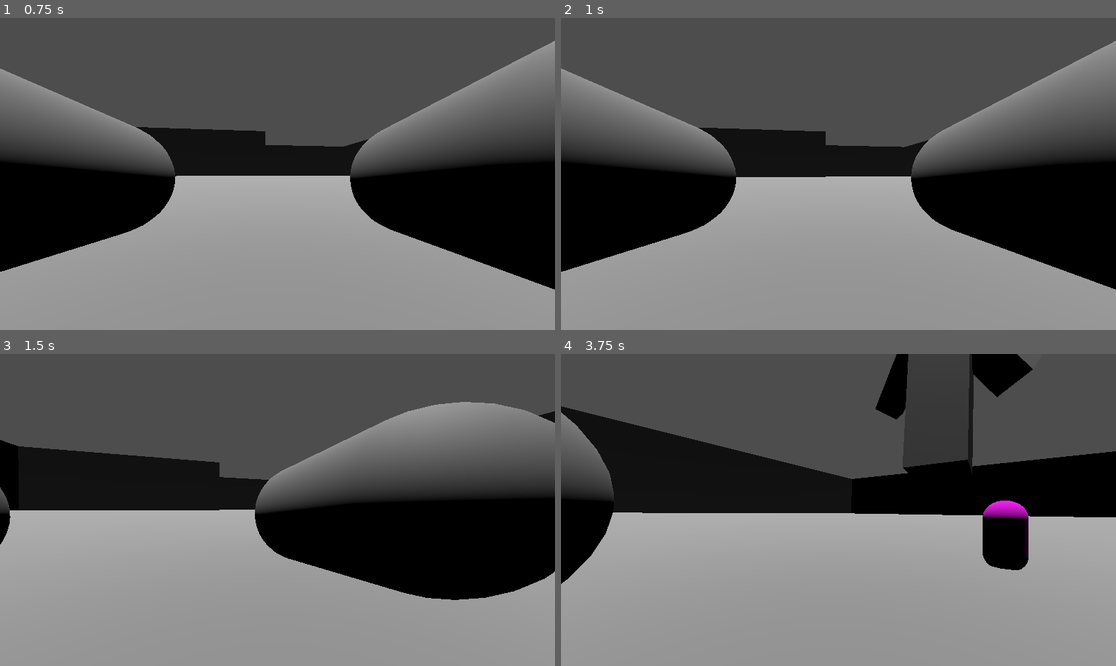
Above: before the commit, frames 1-4 (two rows, left to right).
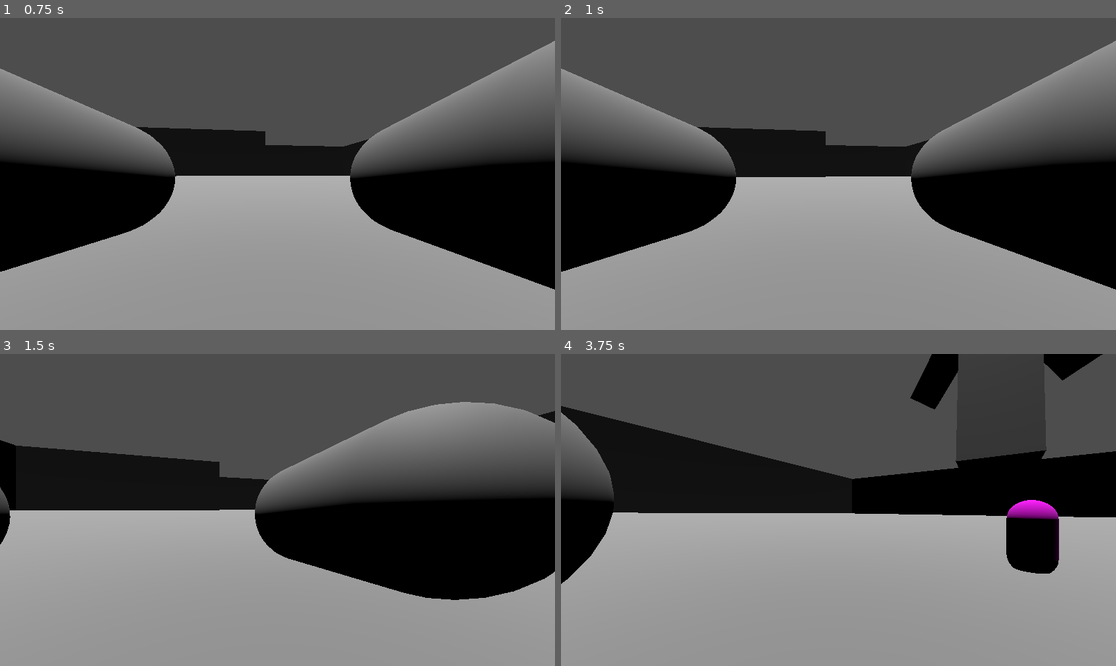
Above: after the commit, the same moments.

Repository: StudioXPEtudiant/-25-26.QC.S.S2_Escape-Night
Game: Godot game, scene res://scenne/Laboratoir(scène).tscn
The game is run twice, just before and just after one commit, with the same random seed, the same clock (stepped at 60 frames per second) and the same inputs.
Inputs (mouse positions are in pixels of both pictures, inside the frame that each line leads up to):
- Up to frame 1 (0.75 s): move the mouse to (305, 174) at 0.52 s; hold W (Avance) from 0.53 s (still down); hold C (Accroupir) from 0.53 s (still down)
- Up to frame 2 (1 s): keep holding W (Avance); keep holding C (Accroupir); tap Space (Saut) at 0.77 s; tap Shift (Sprint) at 0.8 s
- Up to frame 3 (1.5 s): keep holding W (Avance); move the mouse to (249, 510) at 1.27 s; release C (Accroupir) at 1.28 s; tap Shift (Sprint) at 1.35 s
- Up to frame 4 (3.75 s): keep holding W (Avance); tap Space (Saut) at 1.52, 3.02 s; tap C (Accroupir) at 1.55, 3.05 s; tap Enter at 2 s; move the mouse to (849, 503) at 2.02 s; hold C (Accroupir) 2.03-2.78 s; tap Shift (Sprint) at 2.3 s; move the mouse to (832, 516) at 2.77 s; tap S (Recule) at 2.85 s; move the mouse to (877, 513) at 3.52 s; hold Shift (Sprint) from 3.53 s (still down)

Frame 1 is identical in both runs. In frame 2, less than 0.1% of the frame differs, in the area x 24-67%, y 34-42%; in frame 3, less than 0.1%; in frame 4, 6.3%, in the area x 0-98%, y 0-71%.

Commit message:
réparation de l'impultion en cours

Diff:
--- a/Monstre.tscn
+++ b/Monstre.tscn
@@ -1,7 +1,7 @@
 [gd_scene load_steps=11 format=3 uid="uid://dnwhrjxakhhu6"]
 
 [ext_resource type="Script" uid="uid://ckfqsd6hcpijh" path="res://script/monstreIA V1.0.gd" id="1_dd7hk"]
-[ext_resource type="Script" uid="uid://dwpg1ic6l2b7q" path="res://script/navigation_agent_3d V1.1.gd" id="2_clqnc"]
+[ext_resource type="Script" path="res://script/navigation_agent_3d V1.1.gd" id="2_2n36j"]
 
 [sub_resource type="BoxMesh" id="BoxMesh_2n36j"]
 
@@ -50,7 +50,7 @@
 mesh = SubResource("CapsuleMesh_hjstv")
 
 [node name="NavigationAgent3D" type="NavigationAgent3D" parent="."]
-script = ExtResource("2_clqnc")
+script = ExtResource("2_2n36j")
 
 [node name="MeshInstance3D" type="MeshInstance3D" parent="."]
 
--- a/script/personnage_principal.gd
+++ b/script/personnage_principal.gd
@@ -1,7 +1,7 @@
 extends CharacterBody3D
 
 var Cowldown = Time
-var Impultion = 20.0
+var Impultion = 40.0
 var SPEED = 5.0
 const JUMP_VELOCITY = 4.5
 @onready var camera = $Camera3D
@@ -18,10 +18,7 @@
 		SPEED = 15.0
 	else:
 		SPEED = 5.0
-	if Input.is_action_pressed("Sprint") and Input.is_action_just_pressed("Accroupir"):
-		velocity = Impultion
-	else:
-		velocity = velocity
+
 
 	var input_dir = Input.get_vector("Gauche", "Droite", "Recule", "Avance")
 	var foward = -camera.global_transform.basis.z
@@ -37,7 +34,12 @@
 	else:
 		velocity.x = move_toward(velocity.x, 0, SPEED)
 		velocity.z = move_toward(velocity.z, 0, SPEED)
-
+	if Input.is_action_pressed("Sprint") and Input.is_action_pressed("Accroupir"):
+		velocity.x = direction.x*Impultion
+		velocity.z = direction.z*Impultion
+	else:
+		velocity.x = direction.x * SPEED
+		velocity.z = direction.z * SPEED
 	move_and_slide()
 
 func _input(event):
